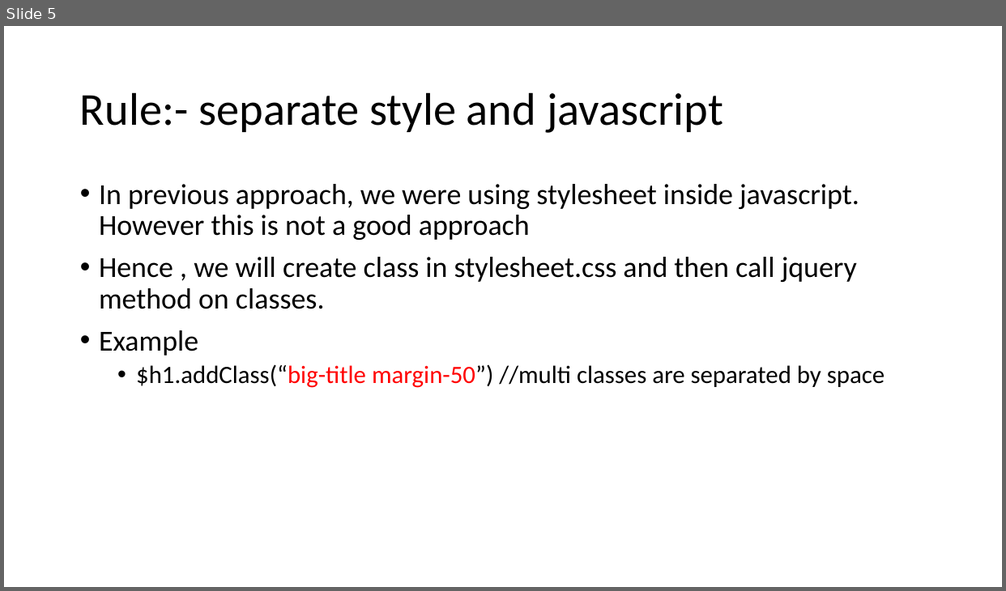
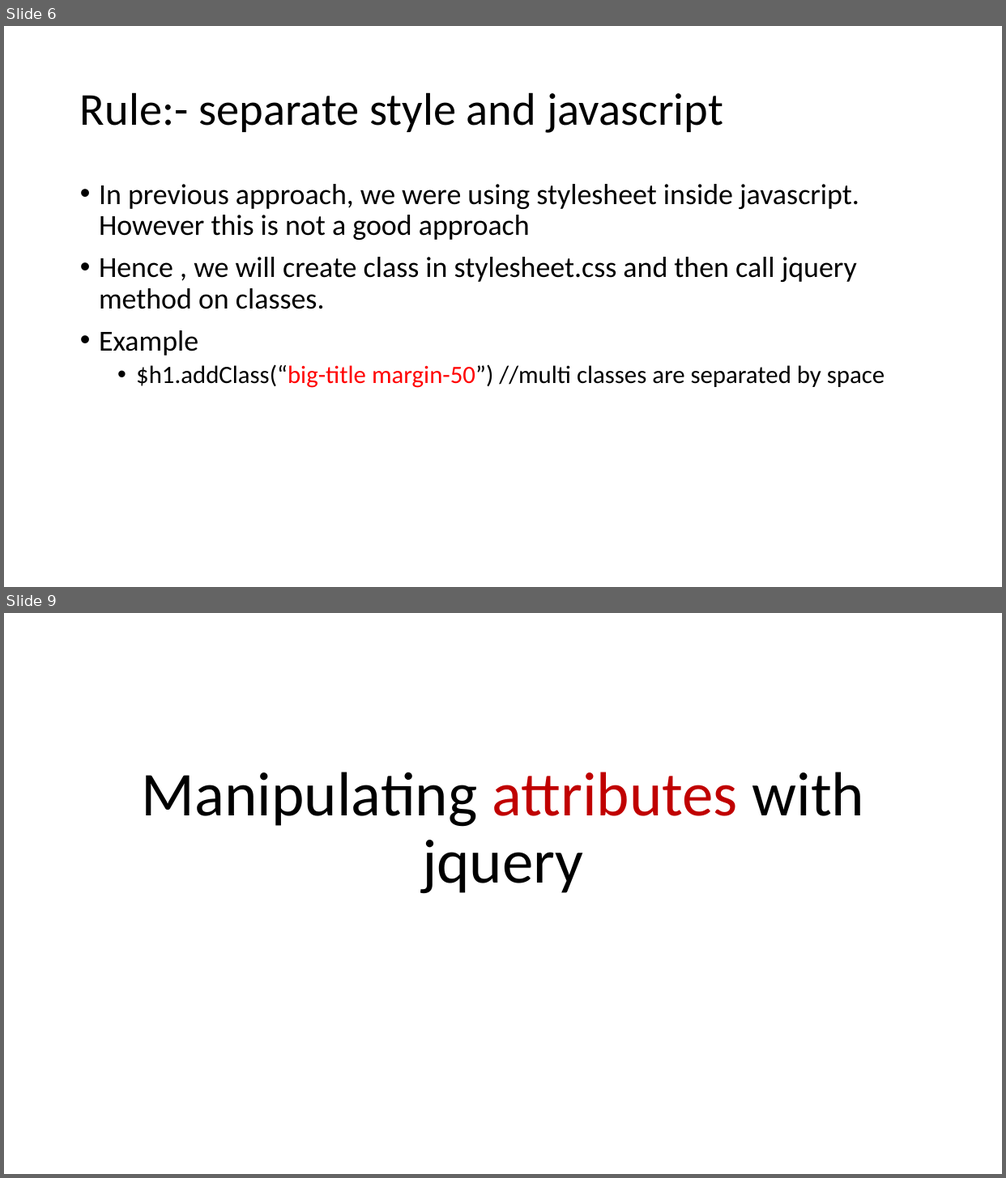
Before and after one commit to aroranishant8/WebDevelopment, a slide deck: Presentations/Section14_Jquery.pptx. Shown one above the other, each under a label of ours: slide 5 before the commit, slides 6 and 9 after it; the slides between them are not shown. The pictures are 1006x591 and 1006x1178 pixels, drawn with LibreOffice and Linux fonts; fonts in the diff are those of the drawing. Boxes give left, top, right and bottom in pixels: in the first picture for what was removed or moved away, otherwise in the second. Text is boxed around its words. In the diff, an @@ line names an element or a change of style, - is before the commit and + after.

```diff
--- a/Presentations/Section14_Jquery.pptx
+++ b/Presentations/Section14_Jquery.pptx
@@ slide 9 added at bbox=[4, 613, 1002, 1174], background #FFFFFF @@
@@ title added at bbox=[142, 772, 864, 894], 60 pt, text #000000 @@
+Manipulating attributes with jquery
@@ what was slide 5 is now slide 6 @@
```
Also in this commit, not shown: 1 slide changed, 3 other slides added, 4 other files.
